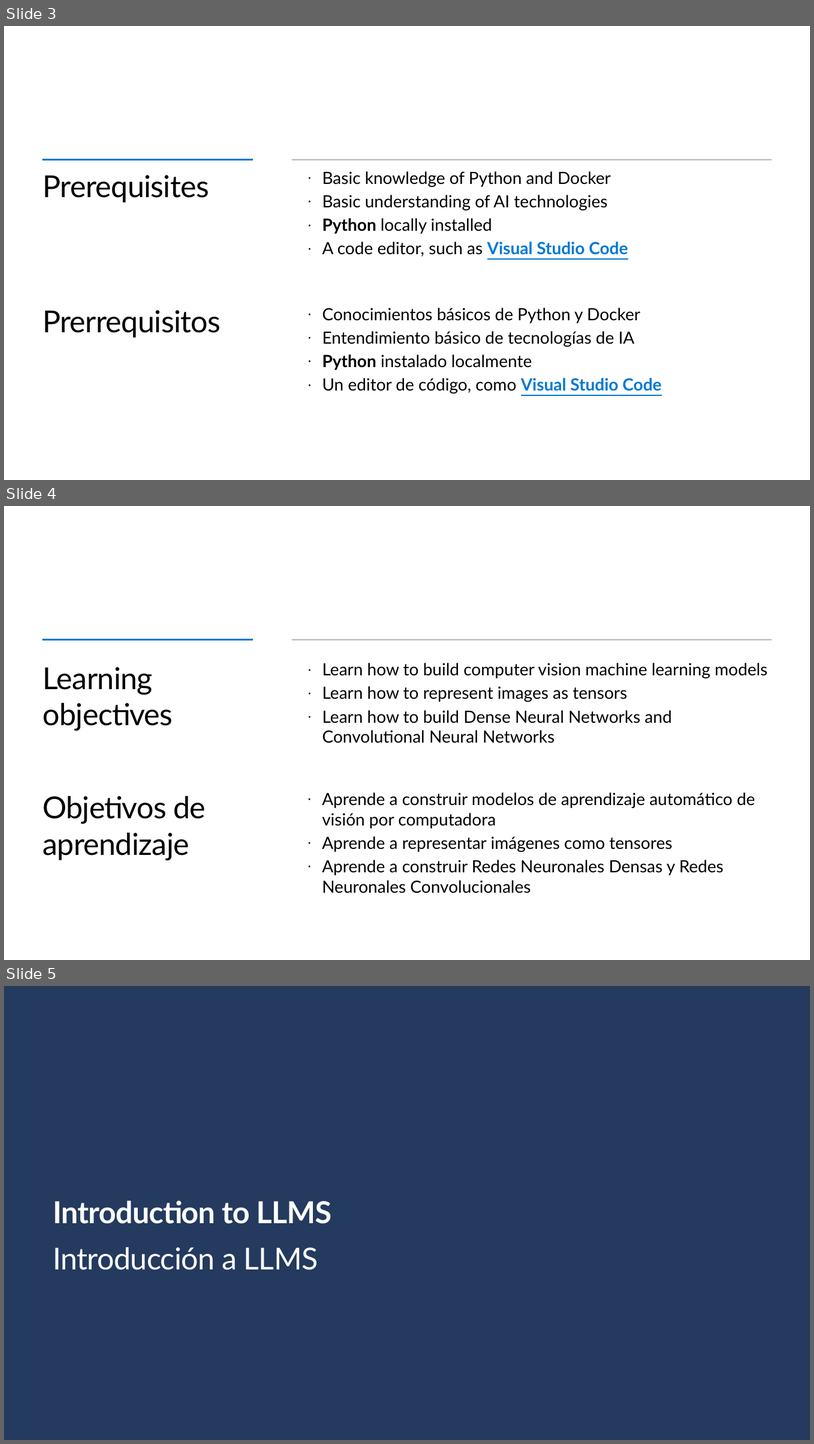
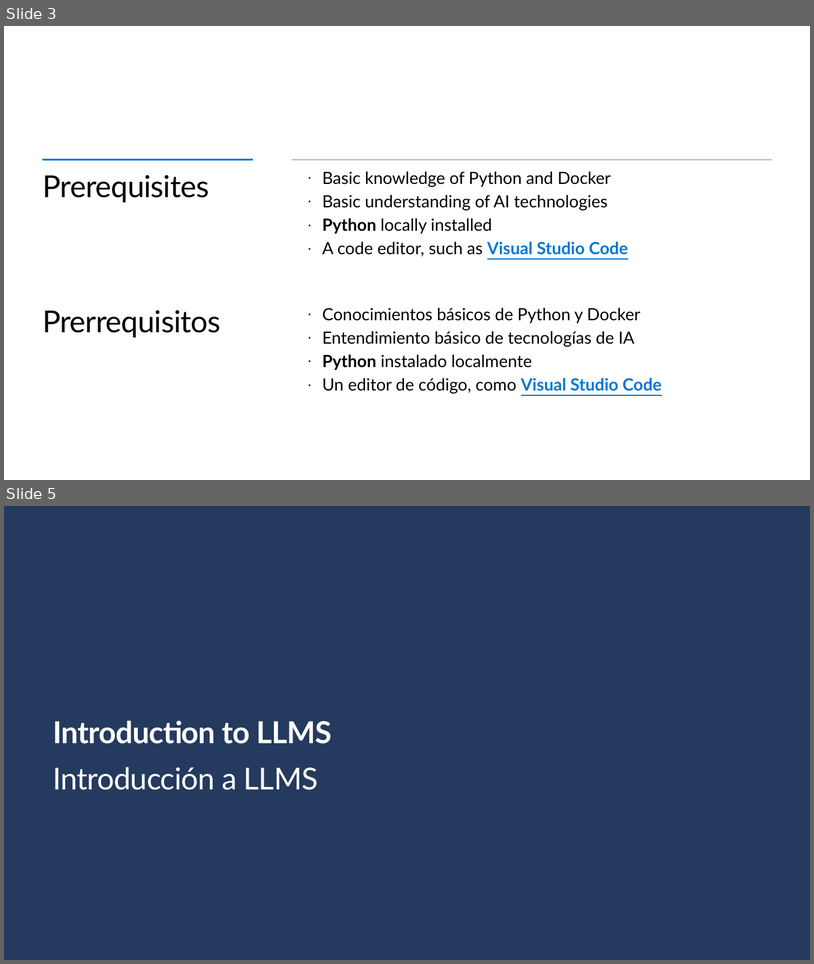
Before and after one commit to Gilberto-Guzman-Student-Ambassadors/AI-Adventures-Exploring-LLM-Models-Building-Your-Own-Chatbot-Locally-and-in-the-Cloud-, a slide deck: presentation/slides.pptx. Shown one above the other, each under a label of ours: slides 3, 4 and 5 before the commit, slides 3 and 5 after it; the slides between them are not shown. The pictures are 814x1444 and 814x964 pixels, drawn with LibreOffice and Linux fonts; fonts in the diff are those of the drawing; background and template pictures are left out. Boxes give left, top, right and bottom in pixels: in the first picture for what was removed or moved away, otherwise in the second. Text is boxed around its words. In the diff, an @@ line names an element or a change of style, - is before the commit and + after.

```diff
--- a/presentation/slides.pptx
+++ b/presentation/slides.pptx
@@ slide 4 removed at (4,506,810,960), background #FFFFFF; not listed: 2 template elements that a slide beside it also shows @@
@@ title removed at (43,667,173,730) @@
-Learning objectives
@@ text removed at (323,663,768,743) @@
-  · Learn how to build computer vision machine learning models
-  · Learn how to represent images as tensors
-  · Learn how to build Dense Neural Networks and Convolutional Neural Networks
@@ text removed at (322,792,755,893) @@
-  · Aprende a construir modelos de aprendizaje automático de visión por computadora
-  · Aprende a representar imágenes como tensores
-  · Aprende a construir Redes Neuronales Densas y Redes Neuronales Convolucionales
@@ text removed at (42,796,206,859) @@
-Objetivos de aprendizaje
```
Also in this commit, not shown: 4 slides changed, 3 slides added, 2 other slides removed.
